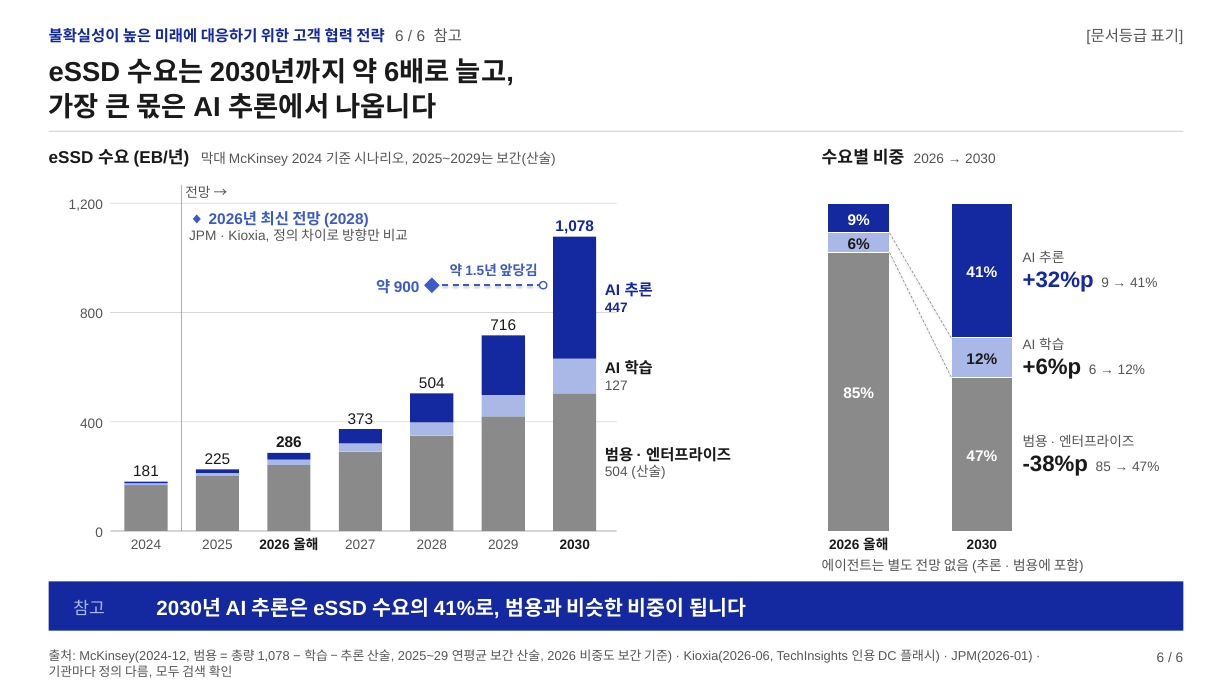
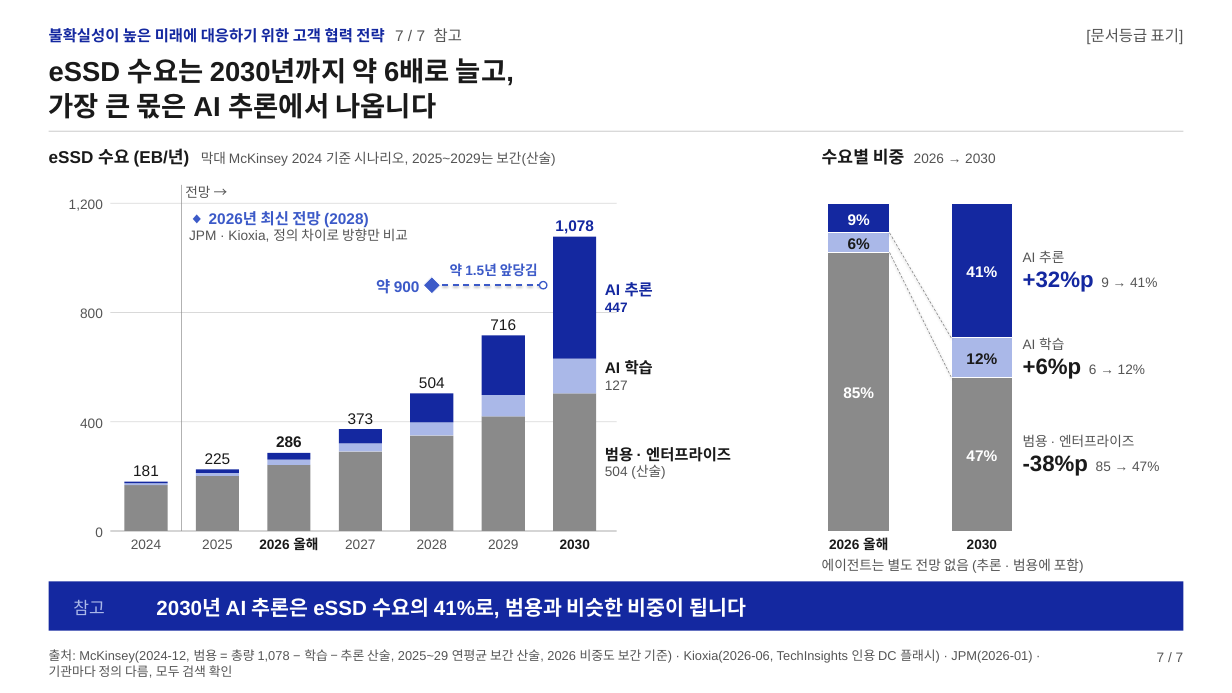
Before and after one commit to k31001/action-learning, a slide deck: slide 7 of outputs/presentation/ssd-future-ready-strategy.pptx (slide 6 before the commit). Drawn at 1232x693 pixels with LibreOffice and Linux fonts; fonts in the diff are those of the drawing. Boxes give left, top, right and bottom in pixels: in the first picture for what was removed or moved away, otherwise in the second. Text is boxed around its words. In the diff, an @@ line names an element or a change of style, - is before the commit and + after.

```diff
--- a/outputs/presentation/ssd-future-ready-strategy.pptx
+++ b/outputs/presentation/ssd-future-ready-strategy.pptx
@@ text at [49,28,462,43]: text changed @@
-불확실성이 높은 미래에 대응하기 위한 고객 협력 전략 6 / 6 참고
+불확실성이 높은 미래에 대응하기 위한 고객 협력 전략 7 / 7 참고
@@ text at [1157,652,1184,662]: text changed @@
-6 / 6
+7 / 7
```
Also in this commit, not shown: 5 other slides changed, 1 slide added, 11 other files.
